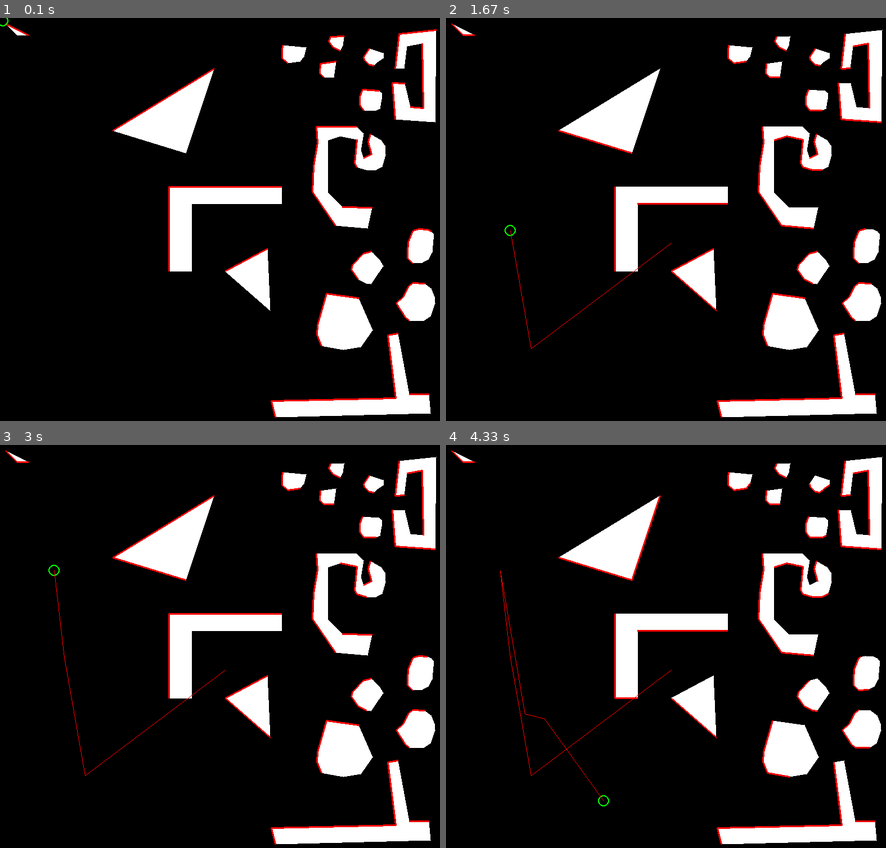
Above: before the commit, frames 1-4 (two rows, left to right).
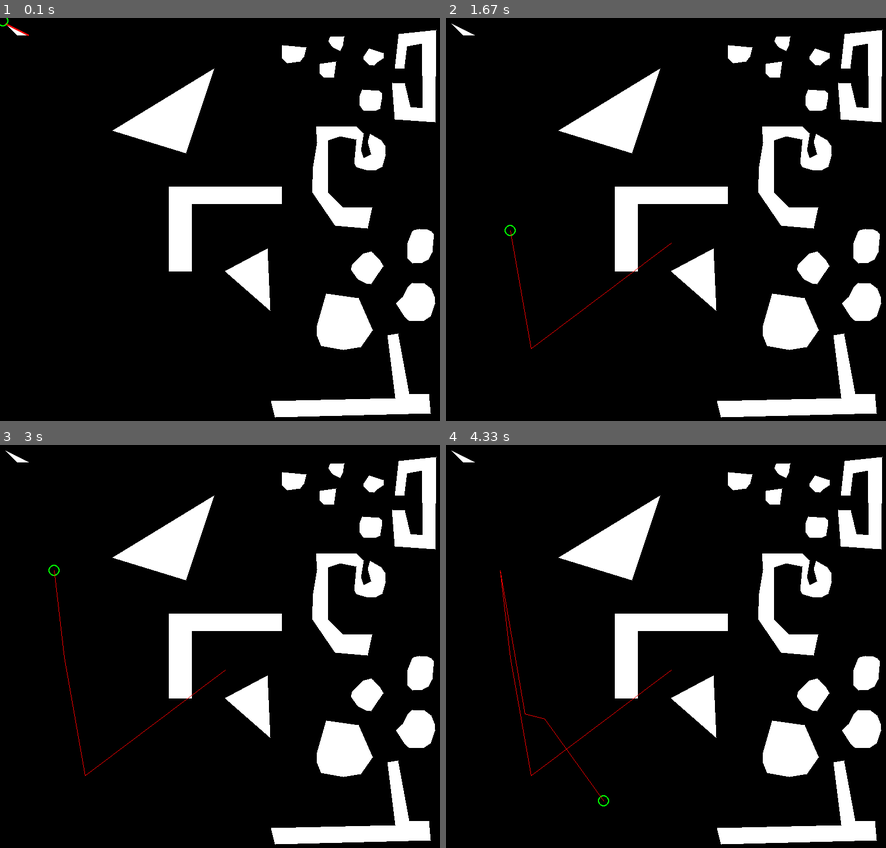
Above: after the commit, the same moments.

Repository: goteguru/gyakorlatok-python
Game: pygame game, started from pygame-test/shadow-test.py
The game is run twice, just before and just after one commit, with the same random seed, the same clock (stepped at 60 frames per second) and the same inputs.
Inputs (mouse positions are in pixels of both pictures, inside the frame that each line leads up to):
- Up to frame 1 (0.1 s): no input
- Up to frame 2 (1.67 s): click (670, 243) at 0.38 s; click (529, 348) at 0.72 s; click (512, 231) at 1.55 s
- Up to frame 3 (3 s): click (52, 569) at 2.72 s
- Up to frame 4 (4.33 s): click (525, 715) at 3.05 s; click (542, 719) at 3.95 s; click (604, 799) at 4.28 s

The runs differ from the first frame. In frame 1, 1.3% of the frame differs, in the area x 25-100%, y 2-100%; in frame 2, 1.3%; in frame 3, 1.4%, in the area x 1-99%, y 1-100%; in frame 4, 1.4%.

Commit message:
clipping rectangle and edge direction filtering

Diff:
--- a/pygame-test/shadow-test.py
+++ b/pygame-test/shadow-test.py
@@ -62,10 +62,11 @@
     #        pygame.draw.polygon(shadows, (0,0,255,255), t, 0)
 
     ### draw active edges
-    for p in filter(ccw, edges2(polygons, light)):
+    filtered = clip(Rect(-100,-100,200,200),list(filter(ccw, edges2(polygons, light))))
+    for e in filtered:
         pygame.draw.line(screen,(255,0,0),
-                (p[0][0] + light[0], p[0][1] + light[1]) ,
-                (p[1][0] + light[0], p[1][1] + light[1]),3)
+                (e[0][0] + light[0], e[0][1] + light[1]) ,
+                (e[1][0] + light[0], e[1][1] + light[1]),3)
 
 
     pygame.draw.circle(screen, (0,255,0), light, 10, 2)
--- a/pygame-test/shadow.py
+++ b/pygame-test/shadow.py
@@ -54,6 +54,37 @@
     ((x1,y1),(x2,y2)) = edge
     return (x1*y2)-(y1*x2) > 0
 
+def clip(rect, edgelist):
+    """ clip edgelist to rectangular area
+        return None if not in
+    """
+    def clip_edge(edge): # -> edge
+        cx1,cy1,w,h = rect
+        cx2,cy2 = cx1 + w, cy1 + h
+        p1, p2 = edge
+
+        def code(p):
+            code = 0b000
+            if p[0] < cx1: code  = 0b0001
+            if p[0] > cx2: code  = 0b0010
+            if p[1] < cy1: code |= 0b0100
+            if p[1] > cy2: code |= 0b1000
+            return code
+
+        code1 , code2 = code(p1), code(p2)
+
+        if code1 == 0 and code2 == 0 :  return edge # completely inside
+        if code1 & code2 != 0:          return None # completely outside
+
+        # at least one of the point is outside (find it)
+        outpoint,otherpoint = p1,p2 if code1 == 0 else p2,p1
+        ### TODO: actually clip the edge
+        cedge = edge
+        return cedge
+
+    return list(filter(None,map(clip_edge, edgelist)))
+
+
 def shadows(polygon, center, maxlight):
     """ kiszűri a nemlátható éleket  és létrehozza az árnyéktrapézokat
         x2 > x1 kivéve ha "túlfordul" vagyis átlép a 360 fokos határon
